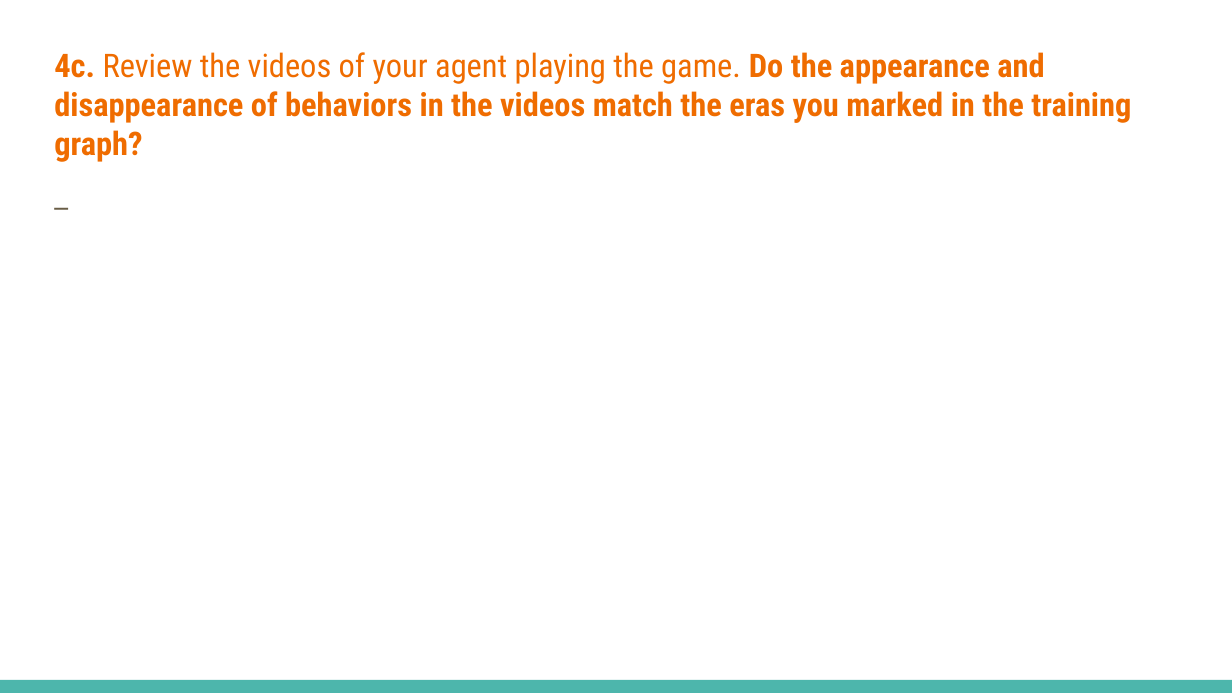
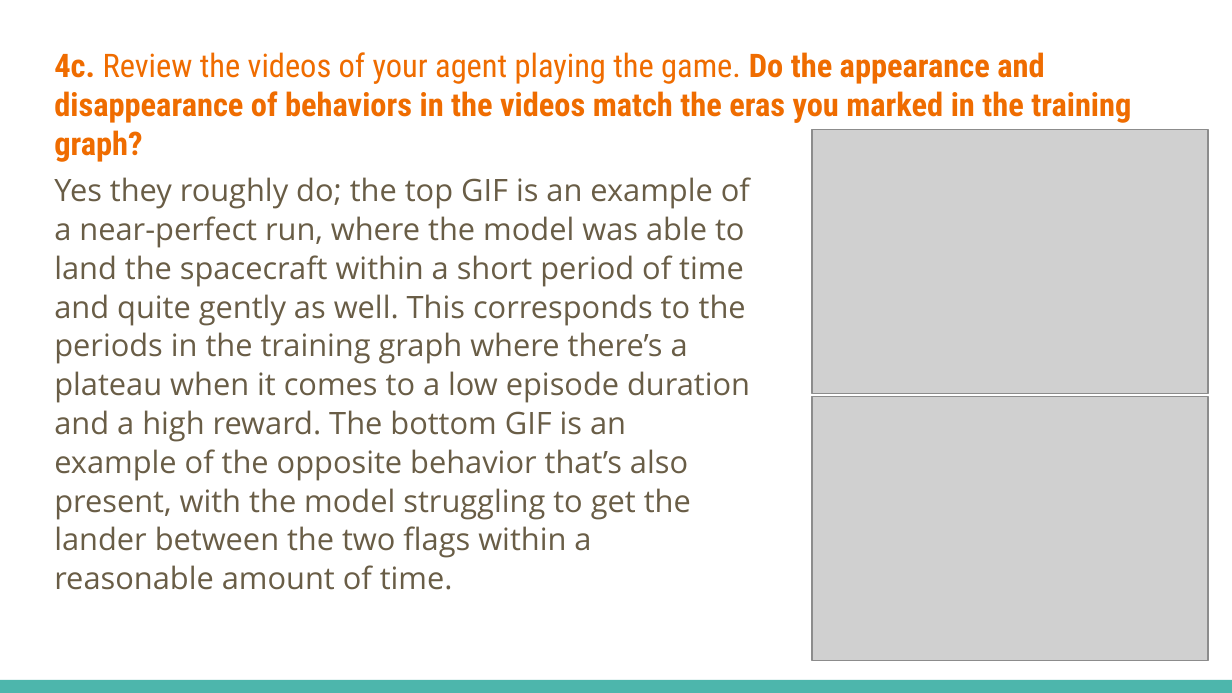
Before and after one commit to eding42/ece157b-hw4, a slide deck: slide 7 of Homework_4_Slides_Template.pptx. Drawn at 1232x693 pixels with LibreOffice and Linux fonts; fonts in the diff are those of the drawing; grey boxes stand for pictures. Boxes give left, top, right and bottom in pixels: in the first picture for what was removed or moved away, otherwise in the second. Text is boxed around its words. In the diff, an @@ line names an element or a change of style, - is before the commit and + after.

```diff
--- a/Homework_4_Slides_Template.pptx
+++ b/Homework_4_Slides_Template.pptx
@@ picture added at [812,129,1209,393] @@
@@ text at [54,177,750,590]: text changed @@
-_
+Yes they roughly do; the top GIF is an example of a near-perfect run, where the model was able to land the spacecraft within a short period of time and quite gently as well. This corresponds to the periods in the training graph where there’s a plateau when it comes to a low episode duration and a high reward. The bottom GIF is an example of the opposite behavior that’s also present, with the model struggling to get the lander between the two flags within a reasonable amount of time.
@@ picture added at [812,397,1209,660] @@
```
Also in this commit, not shown: 5 other slides changed, 28 other files.
